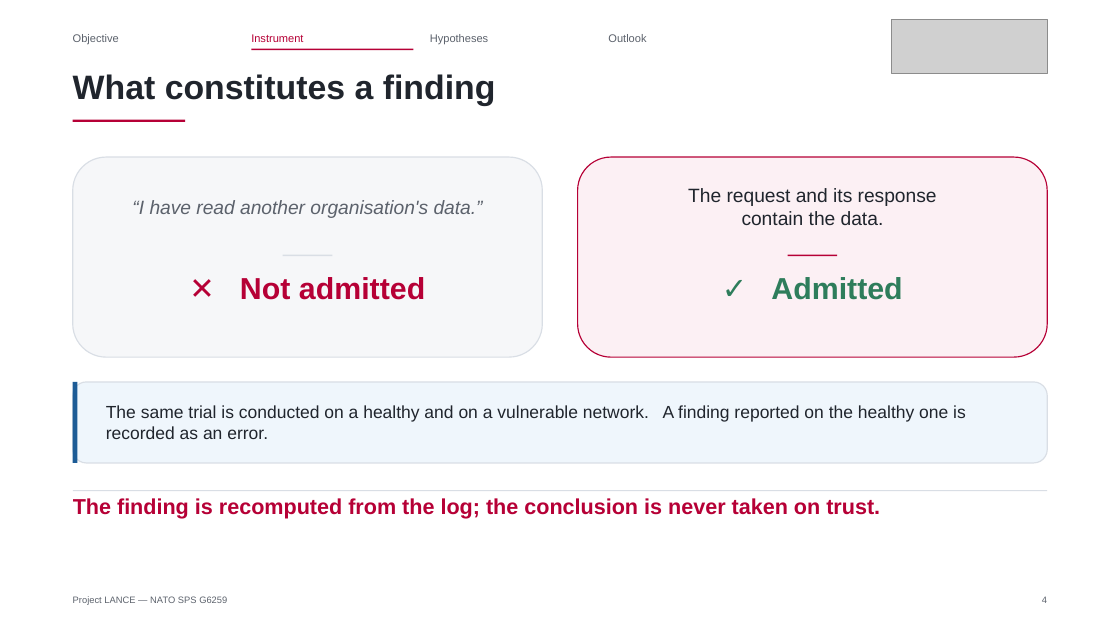
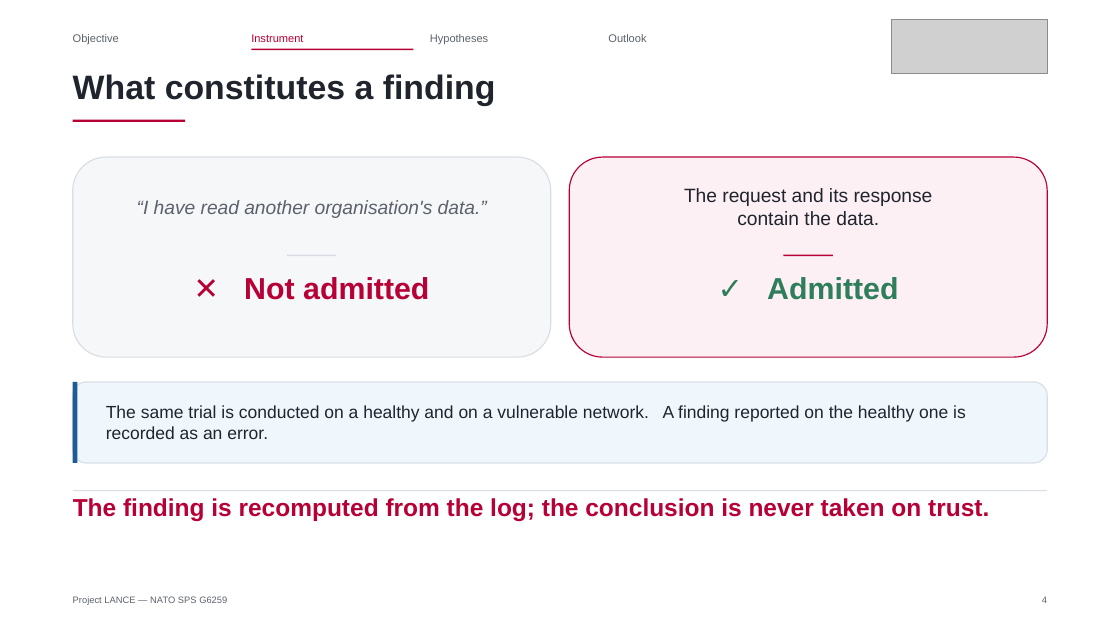
Before and after one commit to Tanguyvans/LANCE, a slide deck: slide 4 of objectifs/presentation-2026-10-23/variante-opus/slides.pptx. Drawn at 1120x630 pixels with LibreOffice and Linux fonts; fonts in the diff are those of the drawing; grey boxes stand for pictures. Boxes give left, top, right and bottom in pixels: in the first picture for what was removed or moved away, otherwise in the second. Text is boxed around its words. In the diff, an @@ line names an element or a change of style, - is before the commit and + after.

```diff
--- a/objectifs/presentation-2026-10-23/variante-opus/slides.pptx
+++ b/objectifs/presentation-2026-10-23/variante-opus/slides.pptx
@@ rounded rectangle: place and size @@
-rounded rectangle at (73,157,543,357)
+rounded rectangle at (73,157,551,357)
@@ text "“I have read another organisation's ...": place and size @@
-text "“I have read another organisation's ..." at (132,200,483,218)
+text "“I have read another organisation's ..." at (137,200,487,218)
@@ rounded rectangle: place and size @@
-rounded rectangle at (578,157,1048,357)
+rounded rectangle at (570,157,1048,357)
@@ text "The request and its response": place and size @@
-text "The request and its response" at (688,188,937,225)
+text "The request and its response" at (684,188,933,225)
@@ text "✕ Not admitted": place and size @@
-text "✕ Not admitted" at (240,277,425,300)
+text "✕ Not admitted" at (244,277,429,300)
@@ rectangle: place and size @@
-rectangle at (283,255,333,256)
+rectangle at (287,255,337,256)
@@ text "✓ Admitted": place and size @@
-text "✓ Admitted" at (771,277,902,300)
+text "✓ Admitted" at (767,277,898,300)
@@ rectangle: place and size @@
-rectangle at (788,255,838,256)
+rectangle at (784,255,833,256)
@@ text "The finding is recomputed from ..." at (73,498,989,521): size 18.5 to 21 pt @@
```
Also in this commit, not shown: 3 other slides changed, 6 slides added, 7 other files.
